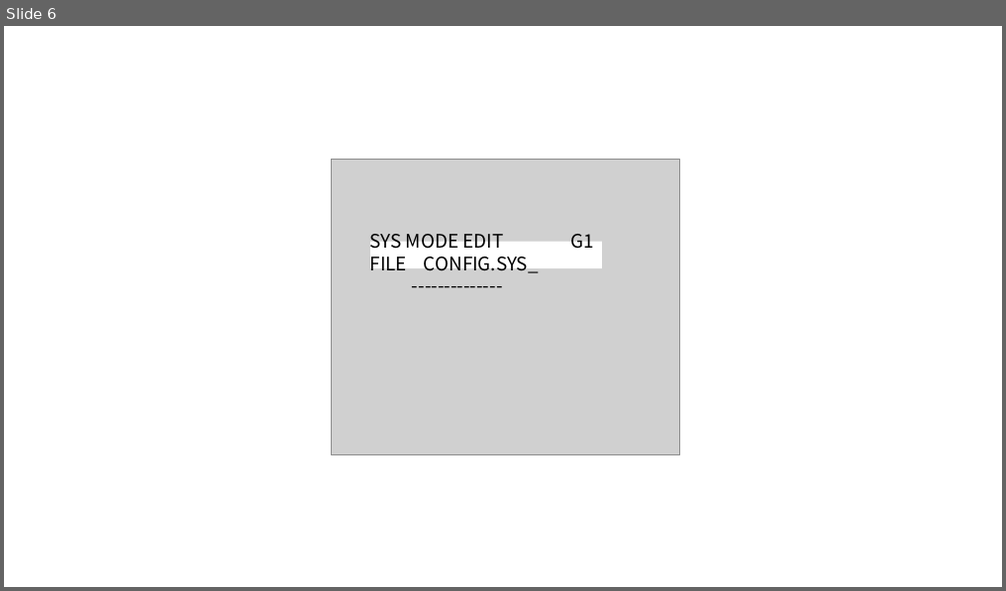
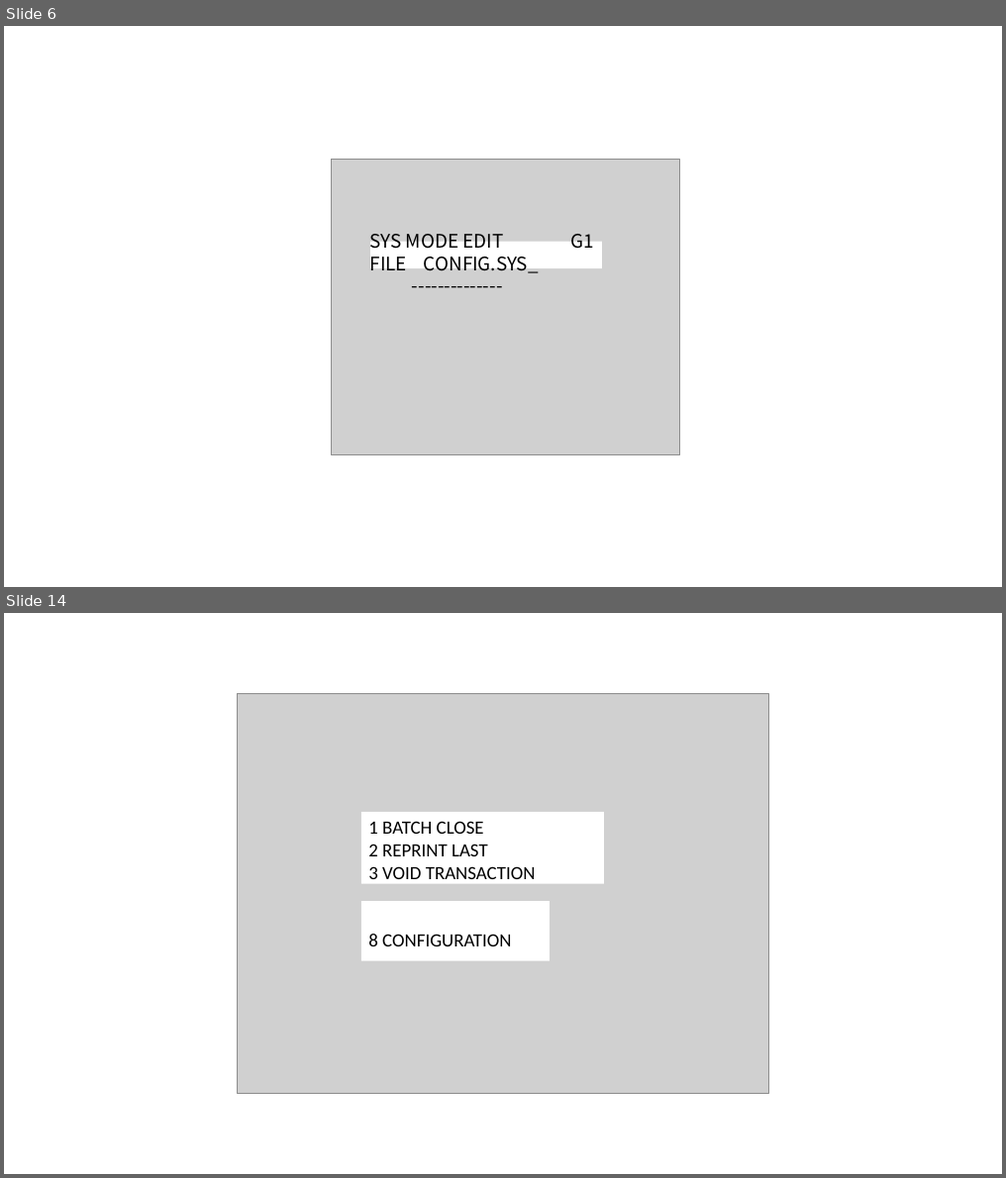
Before and after one commit to Jesusdiazcienciadatos/ationetdocs, a slide deck: Content/Images/standAloneTerminal/standAloneTerminalImages.pptx. Shown one above the other, each under a label of ours: slide 6 before the commit, slides 6 and 14 after it; the slides between them are not shown. The pictures are 1006x591 and 1006x1178 pixels, drawn with LibreOffice and Linux fonts; fonts in the diff are those of the drawing; grey boxes stand for pictures. Boxes give left, top, right and bottom in pixels: in the first picture for what was removed or moved away, otherwise in the second. Text is boxed around its words. In the diff, an @@ line names an element or a change of style, - is before the commit and + after.

```diff
--- a/Content/Images/standAloneTerminal/standAloneTerminalImages.pptx
+++ b/Content/Images/standAloneTerminal/standAloneTerminalImages.pptx
@@ slide 14 added at <box>4,613,1002,1174</box>, background #FFFFFF @@
@@ picture added at <box>237,694,769,1093</box> @@
@@ rectangle added at <box>361,812,604,884</box>, fill #FFFFFF @@
@@ text added at <box>368,821,536,947</box>, 18 pt, text #000000 @@
+1 BATCH CLOSE
+2 REPRINT LAST
+3 VOID TRANSACTION
+8 CONFIGURATION
@@ rectangle added at <box>361,901,549,961</box>, fill #FFFFFF @@
```
Also in this commit, not shown: 15 other slides added, 19 other files.
